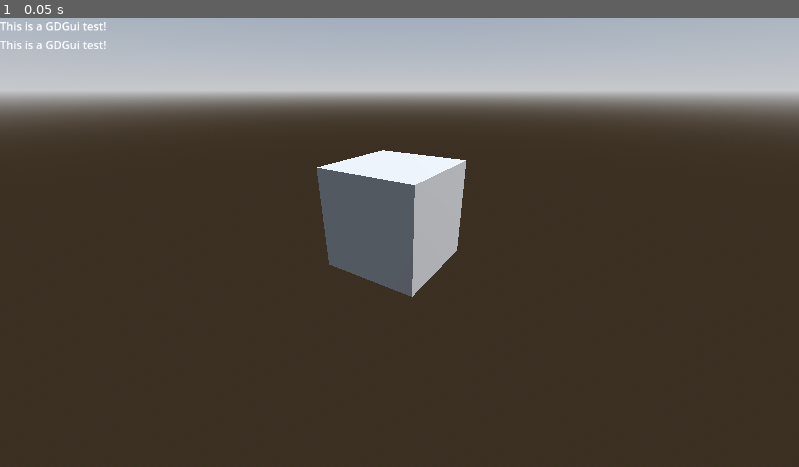
Above: before the commit, frame 1.
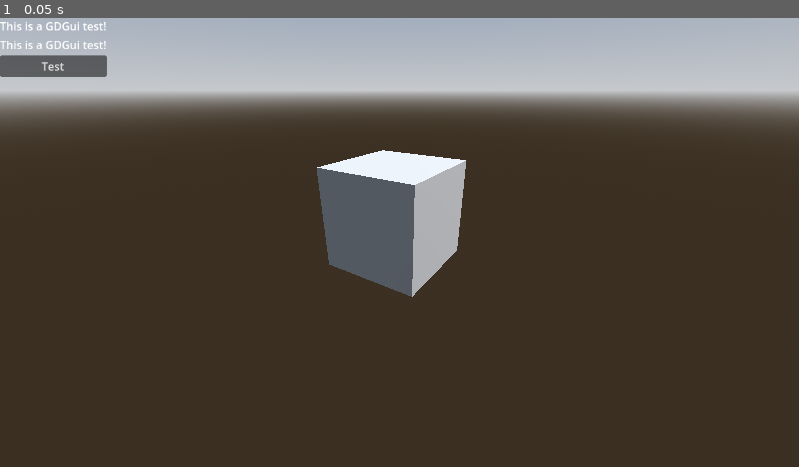
Above: after the commit, the same moment.

Repository: VojtaStruhar/godot-gdgui
Game: Godot game, scene res://test_world.tscn
Two runs of this game, one before a commit and one after it. Both use one fixed random seed, a clock stepped at 60 frames per second and the inputs below. The project has no main scene, so this scene is started directly.
Inputs:
- Up to frame 1 (0.05 s): no input

The runs differ from the first frame. In frame 1, 0.6% of the frame differs, in the area x 0-14%, y 8-14%.

Commit message:
Simple buttons test

Diff:
--- a/GDGui/gdgui.gd
+++ b/GDGui/gdgui.gd
@@ -11,6 +11,10 @@
 var _layout_stack = []
 
 func _process(delta: float) -> void:
+	# reset button presses cache
+	for key in __button_presses:
+		__button_presses[key] = false
+
 	# clean out the dom according to the call_count_stack
 
 	_call_count_stack = [0]
@@ -23,13 +27,37 @@
 	if current is Label:
 		current.text = text
 	else:
-		print("Creating a label - ", _call_count_stack)
+		print(_call_count_stack, " Creating a label")
 		var l = Label.new()
 		l.text = text
 		_add_element(l)
 		dom[_get_call_count()] = l
 
 	_increase_call_count()
+
+func button(text: String) -> bool:
+	var current = _get_current_element()
+	var button_id = str(_call_count_stack)
+
+	if current is Button:
+		current.text = text
+	else:
+		if current is Node:
+			print(_call_count_stack, " Destroying ", current.name, " and creating a button")
+			current.queue_free()
+		else:
+			print(_call_count_stack, " Creating a button")
+
+		var b = Button.new()
+		b.text = text
+		b.pressed.connect(func(): __button_presses[button_id] = true)
+		_add_element(b)
+		dom[_get_call_count()] = b
+
+
+	_increase_call_count()
+	return __button_presses[button_id] if button_id in __button_presses else false
+
 
 func _add_element(e: Control) -> void:
 	_get_parent_layout().add_child(e)
--- a/test_world.gd
+++ b/test_world.gd
@@ -5,3 +5,6 @@
 func _process(delta: float) -> void:
 	gdgui.label("This is a GDGui test!")
 	gdgui.label("This is a GDGui test!")
+
+	if gdgui.button("Test"):
+		print("It works!!")
